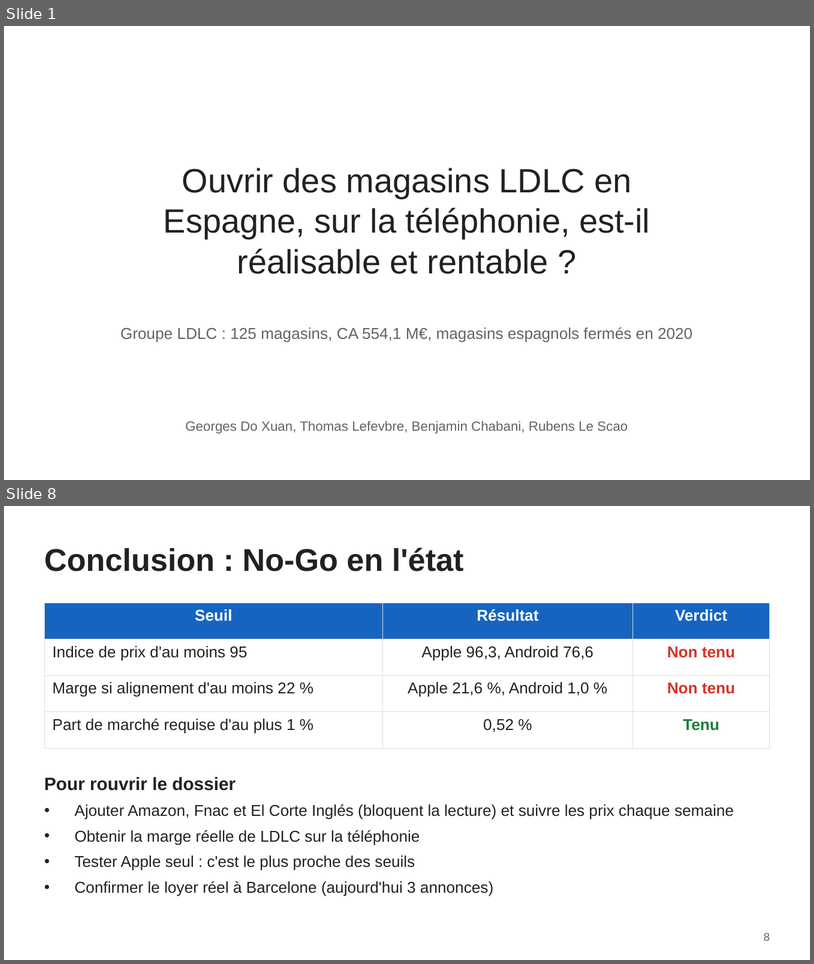
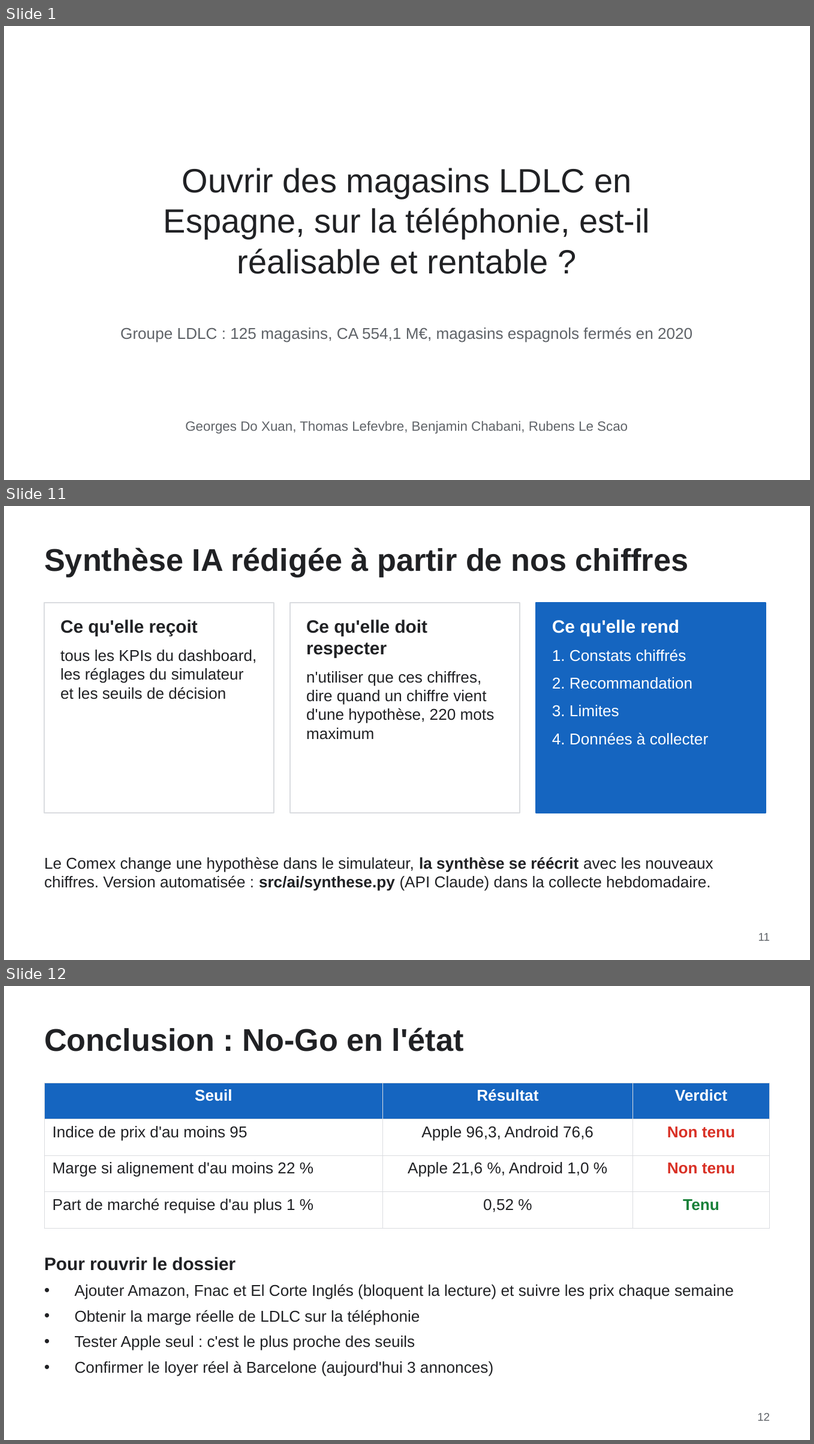
Before and after one commit to Chab-algo/LDLC-data, a slide deck: slides/LDLC_Espagne_Comex.pptx. Shown one above the other, each under a label of ours: slides 1 and 8 before the commit, slides 1, 11 and 12 after it; the slides between them are not shown. The pictures are 814x964 and 814x1444 pixels, drawn with LibreOffice and Linux fonts; fonts in the diff are those of the drawing. Boxes give left, top, right and bottom in pixels: in the first picture for what was removed or moved away, otherwise in the second. Text is boxed around its words. In the diff, an @@ line names an element or a change of style, - is before the commit and + after.

Commit message:
Deck Comex : slides sources, modèle en étoile, KPIs et synthèse IA (12 slides) ; docs/soutenance.md

```diff
--- a/slides/LDLC_Espagne_Comex.pptx
+++ b/slides/LDLC_Espagne_Comex.pptx
@@ slide 11 added at (4, 506, 810, 960), background #FFFFFF @@
@@ title added at (44, 547, 689, 577), 28 pt, text #202124, bold @@
+Synthèse IA rédigée à partir de nos chiffres
@@ rectangle added at (44, 603, 274, 813), fill #FFFFFF, outline #DADCE0 1 pt @@
@@ rectangle added at (290, 603, 520, 813), fill #FFFFFF, outline #DADCE0 1 pt @@
@@ rectangle added at (536, 603, 766, 813), fill #1565C0, outline #1565C0 1 pt @@
@@ text added at (60, 619, 257, 699), 14 pt, text #202124 @@
+Ce qu'elle reçoit
+tous les KPIs du dashboard, les réglages du simulateur et les seuils de décision
@@ text added at (306, 619, 495, 739), 14 pt, text #202124 @@
+Ce qu'elle doit respecter
+n'utiliser que ces chiffres, dire quand un chiffre vient d'une hypothèse, 220 mots maximum
@@ text added at (552, 619, 708, 745), 14 pt, text #FFFFFF @@
+Ce qu'elle rend
+1. Constats chiffrés
+2. Recommandation
+3. Limites
+4. Données à collecter
@@ text added at (44, 856, 713, 891), 14 pt, text #202124 @@
+Le Comex change une hypothèse dans le simulateur, la synthèse se réécrit avec les nouveaux chiffres. Version automatisée : src/ai/synthese.py (API Claude) dans la collecte hebdomadaire.
@@ page number added at (759, 933, 770, 940), 10 pt, text #5F6368 @@
+11
@@ what was slide 8 is now slide 12 @@
@@ page number at (758, 1413, 770, 1420): text changed @@
-8
+12
```
Also in this commit, not shown: 6 slides changed, 3 other slides added, 2 other files.
